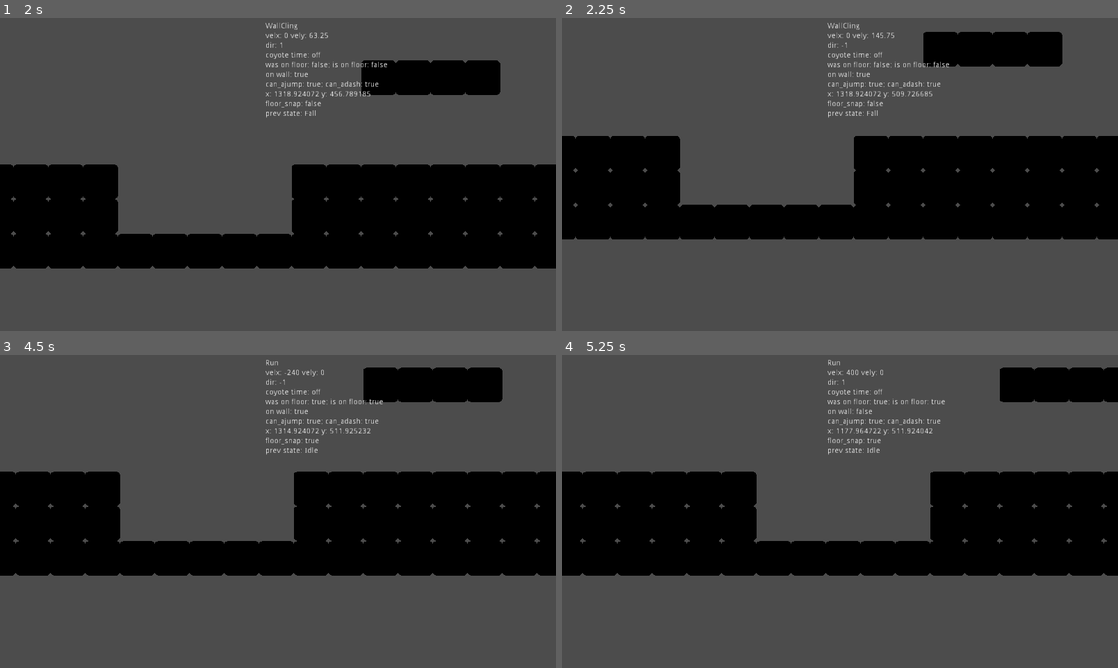
Above: before the commit, frames 1-4 (two rows, left to right).
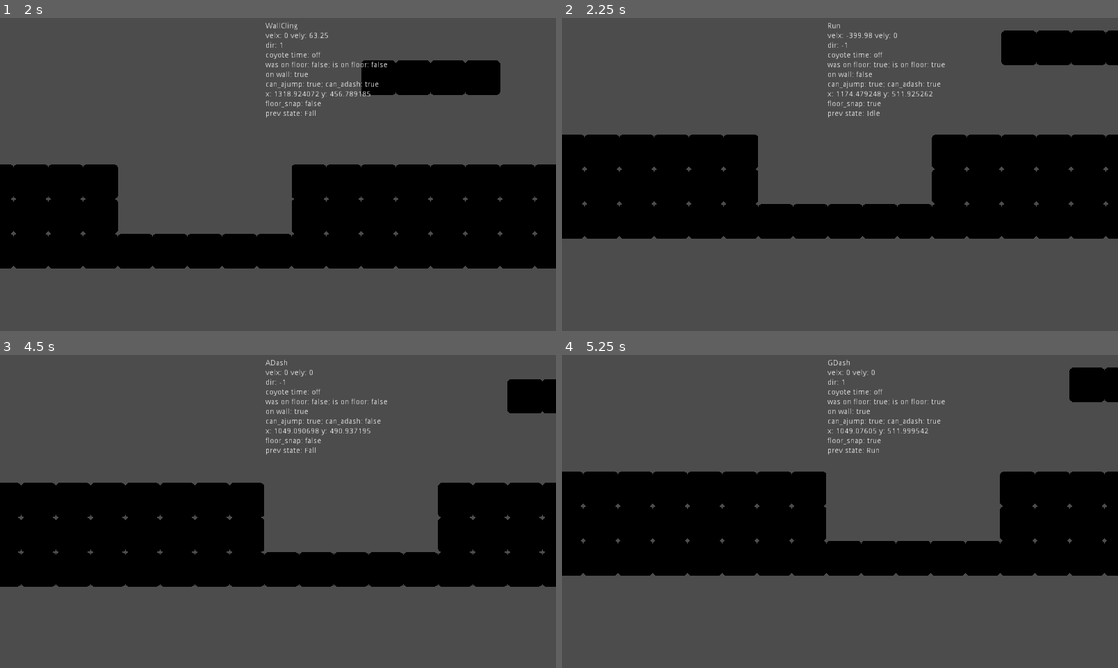
Above: after the commit, the same moments.

Repository: azylazide/godot-player-statemachine
Game: Godot game, scene res://fsm/fsm.tscn
Two runs of this game, one before a commit and one after it. Both use one fixed random seed, a clock stepped at 60 frames per second and the inputs below. The engine's default icon, where the game draws it, is replaced by a stand-in: a white triangle on a blue panel in a dark square.
Inputs:
- Up to frame 1 (2 s): hold X (dash) 0.53-1.28 s; hold Right (right) from 0.53 s (still down); tap Up (jump) at 0.77, 1.52 s; tap X (dash) at 1.35 s
- Up to frame 2 (2.25 s): release Right (right) at 2.03 s; hold Left (left) from 2.03 s (still down); hold X (dash) from 2.03 s (still down)
- Up to frame 3 (4.5 s): release Left (left) at 2.78 s; release X (dash) at 2.78 s; hold Right (right) 2.78-4.28 s; tap X (dash) at 2.85, 4.35 s; tap Up (jump) at 3.02, 3.77 s; hold X (dash) 3.53-4.28 s; hold Left (left) from 4.28 s (still down)
- Up to frame 4 (5.25 s): tap Up (jump) at 4.52 s; release Left (left) at 5.03 s; hold Right (right) from 5.03 s (still down); hold X (dash) from 5.03 s (still down)

Frame 1 is identical in both runs. In frame 2, 10% of the frame differs, in the area x 0-100%, y 1-71%; in frame 3, 21%, in the area x 0-100%, y 1-75%; in frame 4, 7.3%.

Commit message:
clingtimer cooldown so player sticks to wall for a brief moment player can leave wall after clingtimer

Diff:
--- a/fsm/player/Fall.gd
+++ b/fsm/player/Fall.gd
@@ -11,6 +11,7 @@
 	if player.on_wall:
 		var direction = player.get_direction()
 		if direction != 0:
+			#single wall collision; moving to wall; wall cooldown over
 			if player.wall_normal != Vector2.ZERO and direction*player.wall_normal.x < 0 and player.wall_cooldown.is_stopped():
 				print("wall clingable")
 				state_machine.switch_states("WallCling")
--- a/fsm/player/WallCling.gd
+++ b/fsm/player/WallCling.gd
@@ -1,4 +1,9 @@
 extends "res://fsm/player/OnWall.gd"
+
+onready var clingtimer:= $ClingTime
+
+func _ready() -> void:
+	clingtimer.wait_time = 0.2
 
 func enter(_prev_info:={}) -> void:
 #	.enter(_prev_info)
@@ -8,6 +13,7 @@
 	player.velocity.y = 0
 
 	player.wall_cooldown.start()
+	clingtimer.start()
 	pass
 
 func state_physics(_delta: float) -> void:
@@ -16,7 +22,10 @@
 	#player.velocity.x = -(player.wall_normal.x/player.wall_normal.x)*sticking_vel
 
 	#if player leaves wall by moving away
-	var direction = player.get_direction()
+	if clingtimer.is_stopped():
+		var direction = player.get_direction()
+		if direction*player.wall_normal.x > 0:
+			state_machine.switch_states("Fall")
 
 	#slowdown custom gravity for sliding
 	player.velocity.y += 0.1*player.fall_grav*_delta
--- a/fsm/player/player.tscn
+++ b/fsm/player/player.tscn
@@ -70,6 +70,9 @@
 
 [node name="WallCling" type="Node" parent="MainSM/MovementStates/OnWall" groups=["PlayerStates"]]
 script = ExtResource( 14 )
+
+[node name="ClingTime" type="Timer" parent="MainSM/MovementStates/OnWall/WallCling"]
+one_shot = true
 
 [node name="Death" type="Node" parent="MainSM" groups=["PlayerStates"]]
 script = ExtResource( 12 )
